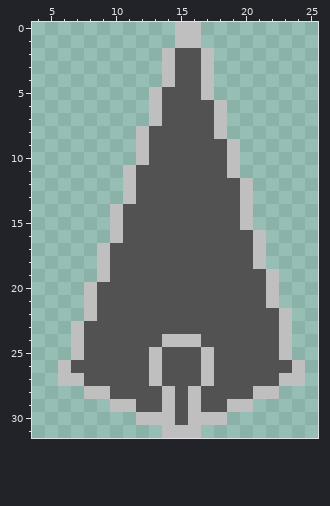
Two versions of one pixel-art sprite, assets/cursor.png. Above, as it was before the edit.
The file is 32x32 pixels. Shown: x 4..25, y 0..31.
After the commit:
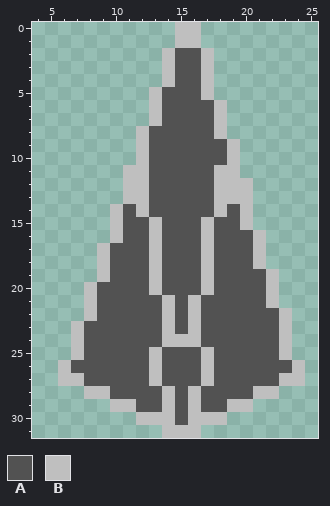
Palette (. is transparent): A #525252  B #bfbfbf
From old to new:
@@ x 10..21 @@
 10 ..BAAAAAAB..
-11 .BAAAAAAAB..
-12 .BAAAAAAAAB.
-13 .BAAAAAAAAB.
-14 BAAAAAAAAAB.
-15 BAAAAAAAAAB.
-16 BAAAAAAAAAAB
-17 AAAAAAAAAAAB
-18 AAAAAAAAAAAB
-19 AAAAAAAAAAAA
-20 AAAAAAAAAAAA
-21 AAAAAAAAAAAA
-22 AAAAAAAAAAAA
-23 AAAAAAAAAAAA
+11 .BBAAAAABB..
+12 .BBAAAAABBB.
+13 .BBAAAAABBB.
+14 BABAAAAABAB.
+15 BAABAAABAAB.
+16 BAABAAABAAAB
+17 AAABAAABAAAB
+18 AAABAAABAAAB
+19 AAABAAABAAAA
+20 AAABAAABAAAA
+21 AAAABABAAAAA
+22 AAAABABAAAAA
+23 AAAABABAAAAA
 24 AAAABBBAAAAA
Pixel boxes of the changes (left, top, right, bottom) in both pictures:
changed: (136, 165, 240, 334)
